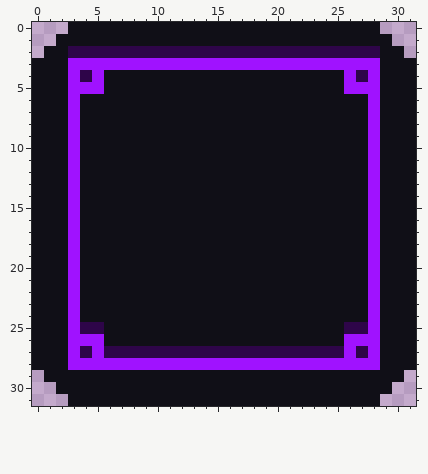
Two states of a pixel-art file, data/images/dialogue/panel.aseprite. The picture above is the old version.
32x32 pixels, 1 frame.
The result:
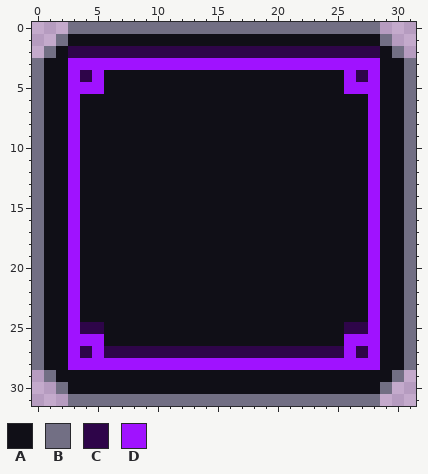
Palette (. is transparent): A #100f17  B #726f84  C #2e0549  D #a012ff
Change:
layer "Highlight" now shown
Layer "Highlight":
y 0: x 3..28 AAAAAAAAAAAAAAAAAAAAAAAAAA -> BBBBBBBBBBBBBBBBBBBBBBBBBB
y 1: x 2 A -> B; x 29 A -> B
y 2: x 1 A -> B; x 30 A -> B
y 3..28: x 0 A -> B; x 31 A -> B
y 29: x 1 A -> B; x 30 A -> B
y 30: x 2 A -> B; x 29 A -> B
y 31: x 3..28 AAAAAAAAAAAAAAAAAAAAAAAAAA -> BBBBBBBBBBBBBBBBBBBBBBBBBB
Pixel boxes of the changes (left, top, right, bottom) in both pictures:
changed: (32, 22, 416, 406)
